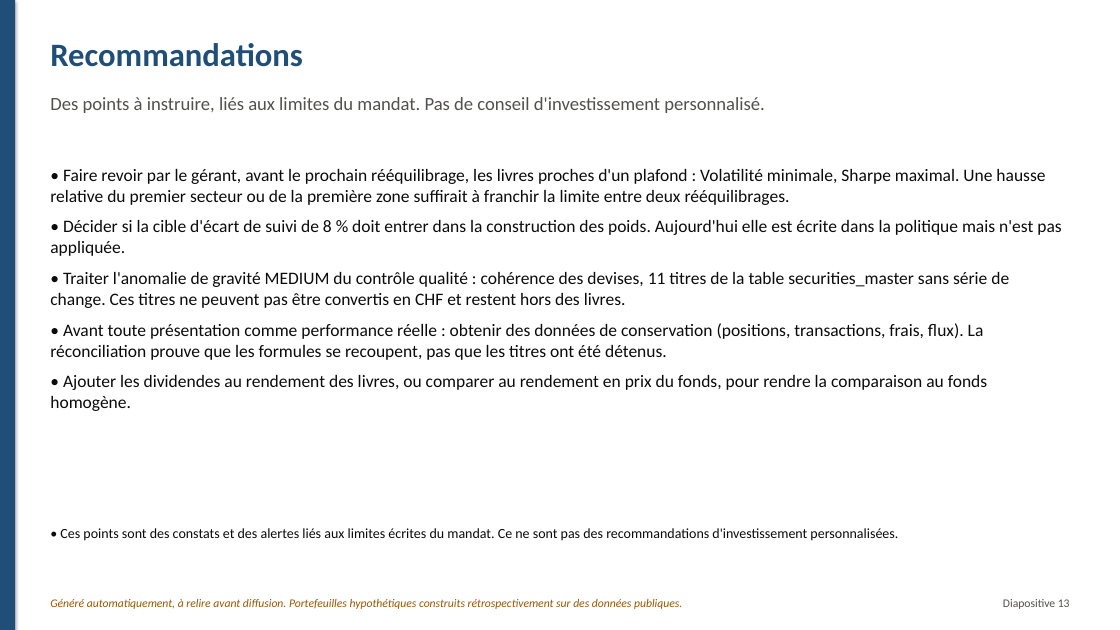
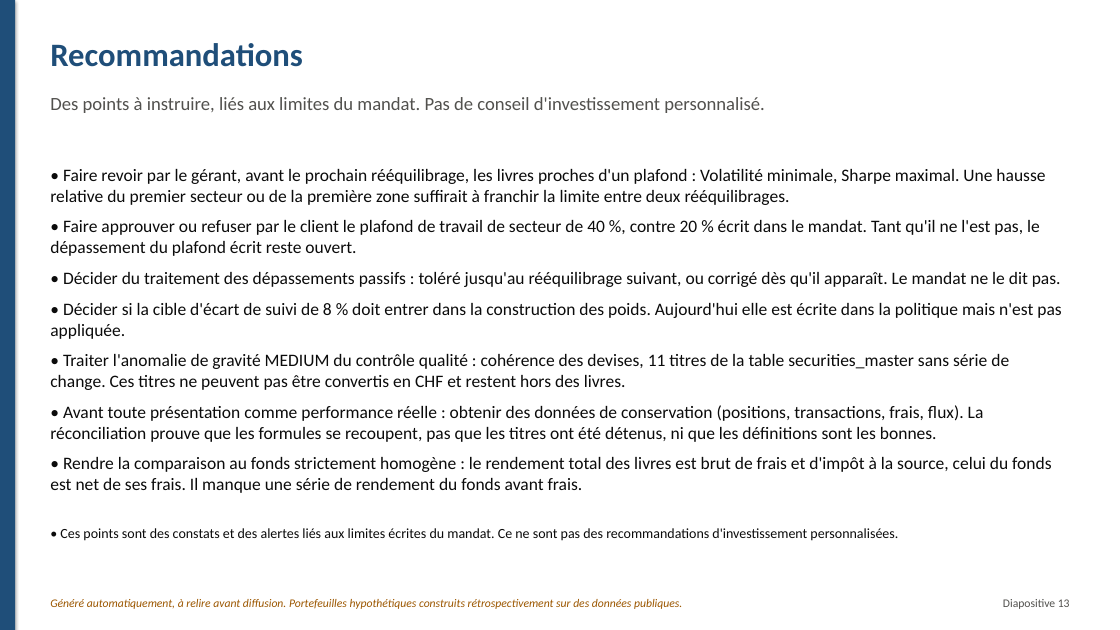
Before and after one commit to fatybarbosa/investment-analytics-platform, a slide deck: slide 13 of reports/management/presentation_management.pptx. Drawn at 1120x630 pixels with LibreOffice and Linux fonts; fonts in the diff are those of the drawing. Boxes give left, top, right and bottom in pixels: in the first picture for what was removed or moved away, otherwise in the second. Text is boxed around its words. In the diff, an @@ line names an element or a change of style, - is before the commit and + after.

Commit message:
Report the written sector limit, passive breaches and the drifted turnover, and check each sentence in the written file.
The commentary, the executive report, the deck and the two client reports now say
what the books are measured on, that the written sector limit cannot be met on
this list, and that weights drift past a cap between two decisions. They state the
limits of the controls instead of implying more.

- The number check now also requires every sentence and every table row to appear
  unchanged in the written PDF, deck or Markdown. A number swapped for another
  fact of the same document is caught.
- The annex marks each Power BI line as recomputed in DAX or read back from the
  published cell, and says that the reconciliation finds a calculation error, not
  a method error.
- Paths reach the PowerShell steps through the environment, and the Power Query
  drafts no longer carry the folder of the machine that wrote them.
- Sixteen SQL files: joins, window functions, a recursive wealth chain and two
  controls that return a row only when they fail. The book files are loaded into
  SQLite for them.

```diff
--- a/reports/management/presentation_management.pptx
+++ b/reports/management/presentation_management.pptx
@@ text at <box>50,220,1061,287</box>: paragraphs added @@
+• Faire approuver ou refuser par le client le plafond de travail de secteur de 40 %, contre 20 % écrit dans le mandat. Tant qu'il ne l'est pas, le dépassement du plafond écrit reste ouvert.
+• Décider du traitement des dépassements passifs : toléré jusqu'au rééquilibrage suivant, ou corrigé dès qu'il apparaît. Le mandat ne le dit pas.
@@ text at <box>50,405,1051,493</box>: text changed @@
-• Avant toute présentation comme performance réelle : obtenir des données de conservation (positions, transactions, frais, flux). La réconciliation prouve que les formules se recoupent, pas que les titres ont été détenus.
-• Ajouter les dividendes au rendement des livres, ou comparer au rendement en prix du fonds, pour rendre la comparaison au fonds homogène.
+• Avant toute présentation comme performance réelle : obtenir des données de conservation (positions, transactions, frais, flux). La réconciliation prouve que les formules se recoupent, pas que les titres ont été détenus, ni que les définitions sont les bonnes.
+• Rendre la comparaison au fonds strictement homogène : le rendement total des livres est brut de frais et d'impôt à la source, celui du fonds est net de ses frais. Il manque une série de rendement du fonds avant frais.
```
Also in this commit, not shown: 11 other slides changed, 58 other files.
